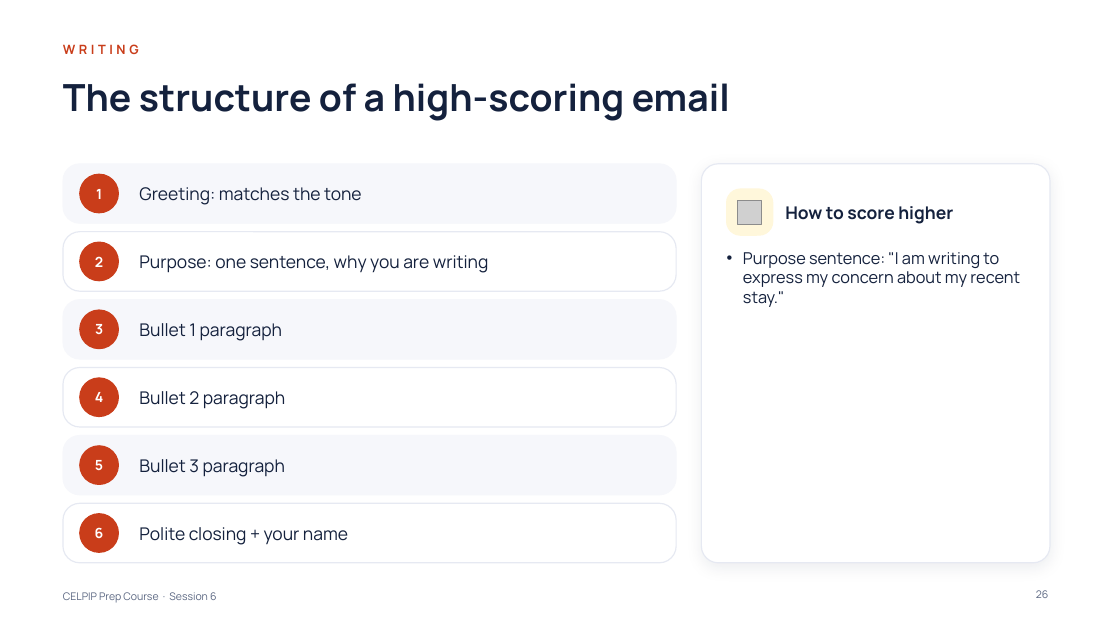
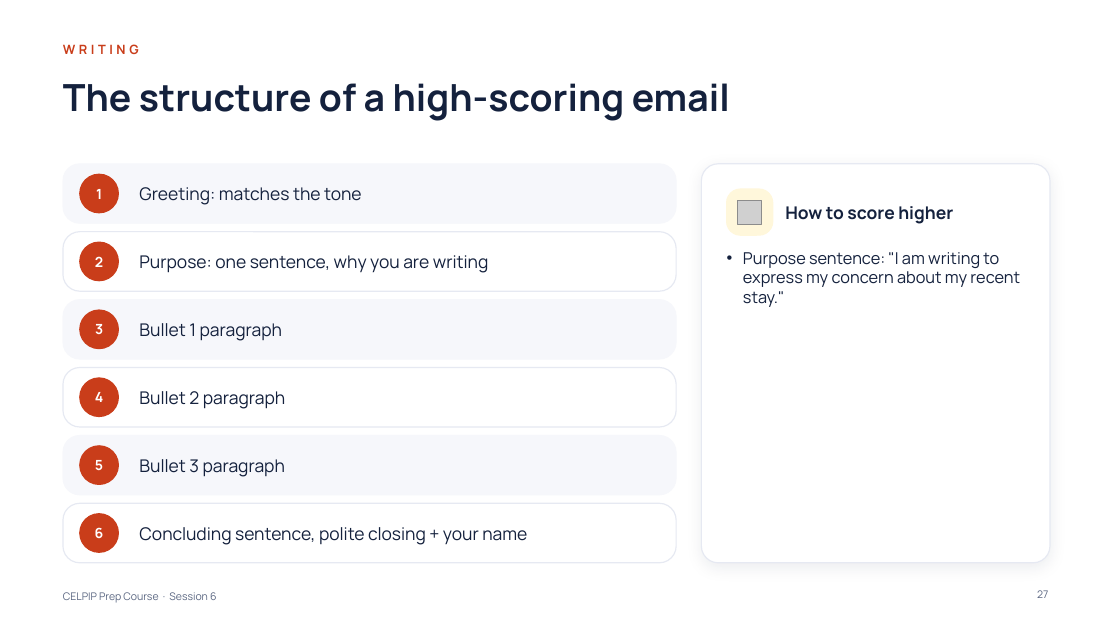
Before and after one commit to learnovateqa/The_English_Academy_CELPIP, a slide deck: slide 27 of decks/session-06.pptx (slide 26 before the commit). Drawn at 1120x630 pixels with LibreOffice and Linux fonts; fonts in the diff are those of the drawing; grey boxes stand for pictures. Boxes give left, top, right and bottom in pixels: in the first picture for what was removed or moved away, otherwise in the second. Text is boxed around its words. In the diff, an @@ line names an element or a change of style, - is before the commit and + after.

```diff
--- a/decks/session-06.pptx
+++ b/decks/session-06.pptx
@@ text at <box>139,527,527,545</box>: text changed @@
-Polite closing + your name
+Concluding sentence, polite closing + your name
@@ page number at <box>1037,590,1048,598</box>: text changed @@
-26
+27
```
Also in this commit, not shown: 5 other slides changed, 1 slide added, 6 other files.
